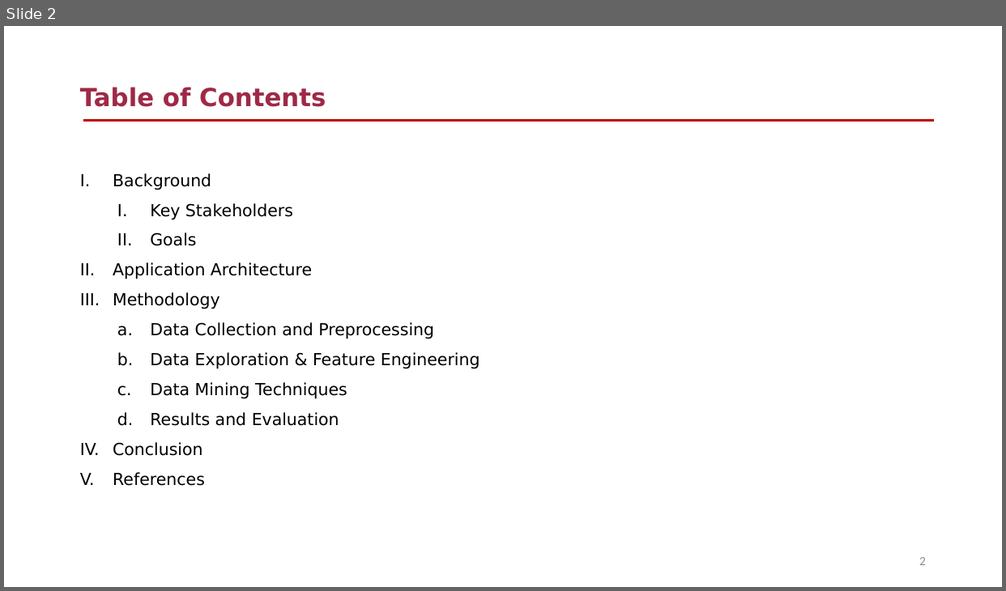
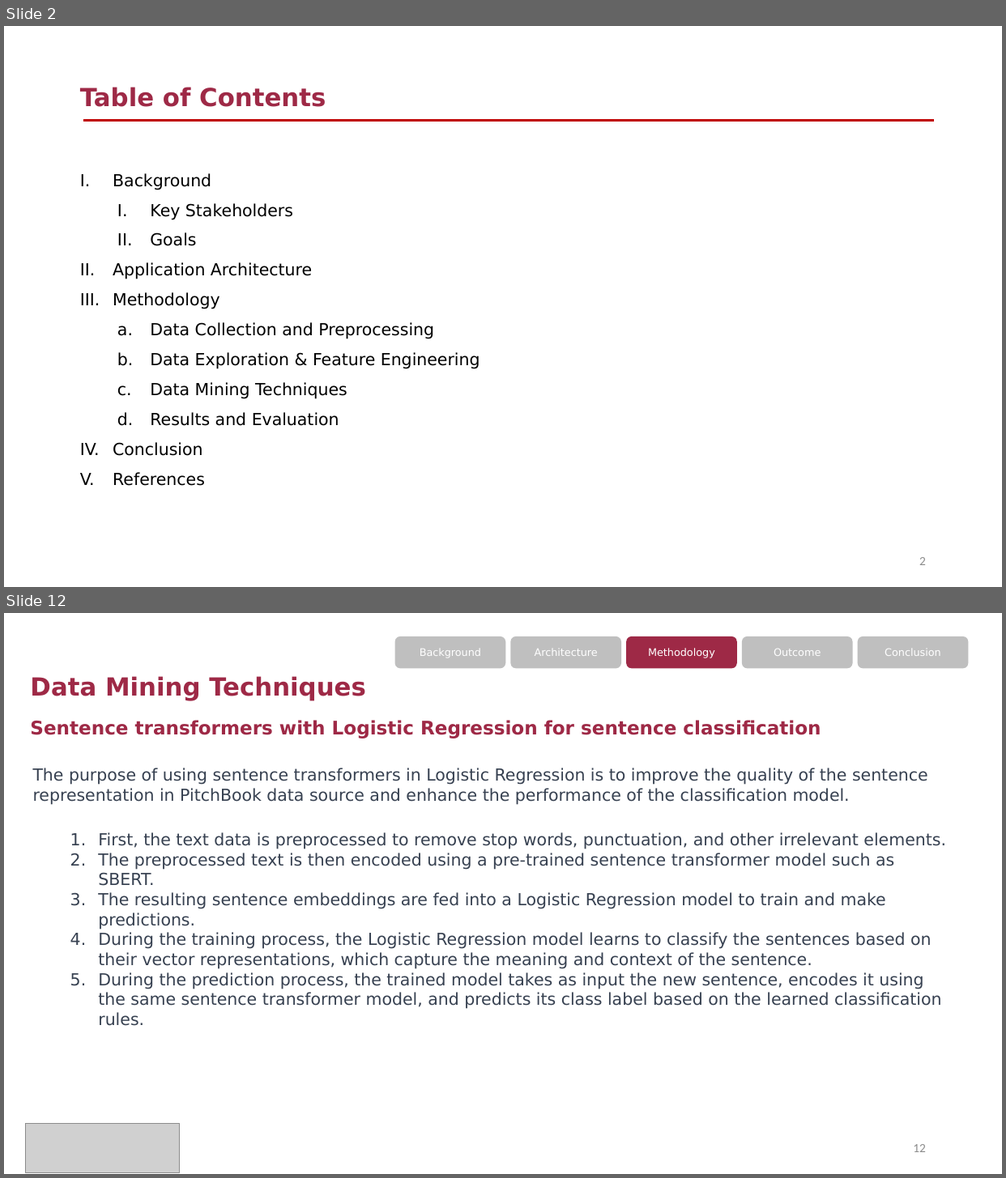
Before and after one commit to zqw86713/MSCA_31008_0N01_Winter_2023_Data_Mining_Principles, a slide deck: Final_project/MScA_31008_Final_Project_Presentation - Pitchbook Industry Classification.pptx. Shown one above the other, each under a label of ours: slide 2 before the commit, slides 2 and 12 after it; the slides between them are not shown. The pictures are 1006x591 and 1006x1178 pixels, drawn with LibreOffice and Linux fonts; fonts in the diff are those of the drawing; grey boxes stand for pictures. Boxes give left, top, right and bottom in pixels: in the first picture for what was removed or moved away, otherwise in the second. Text is boxed around its words. In the diff, an @@ line names an element or a change of style, - is before the commit and + after.

```diff
--- a/Final_project/MScA_31008_Final_Project_Presentation - Pitchbook Industry Classification.pptx
+++ b/Final_project/MScA_31008_Final_Project_Presentation - Pitchbook Industry Classification.pptx
@@ slide 12 added at bbox=[4, 613, 1002, 1174], background #FFFFFF @@
@@ rounded rectangle added at bbox=[394, 636, 505, 668], fill #BFBFBF, 10 pt, text #FFFFFF @@
+Background
@@ rounded rectangle added at bbox=[511, 636, 621, 668], fill #BFBFBF, 10 pt, text #FFFFFF @@
+Architecture
@@ rounded rectangle added at bbox=[626, 636, 737, 668], fill #9E2946, 10 pt, text #FFFFFF @@
+Methodology
@@ rounded rectangle added at bbox=[742, 636, 853, 668], fill #BFBFBF, 10 pt, text #FFFFFF @@
+Outcome
@@ rounded rectangle added at bbox=[858, 636, 968, 668], fill #BFBFBF, 10 pt, text #FFFFFF @@
+Conclusion
@@ title added at bbox=[30, 676, 366, 701], 24 pt, text #9E2946, bold @@
+  Data Mining Techniques
@@ text added at bbox=[30, 720, 820, 739], 18 pt, text #9E2946, bold @@
+  Sentence transformers with Logistic Regression for sentence classification
@@ text added at bbox=[33, 768, 946, 1026], 16 pt, text #374151 @@
+The purpose of using sentence transformers in Logistic Regression is to improve the quality of the sentence representation in PitchBook data source and enhance the performance of the classification model.
+  1. First, the text data is preprocessed to remove stop words, punctuation, and other irrelevant elements.
+  2. The preprocessed text is then encoded using a pre-trained sentence transformer model such as SBERT.
+  3. The resulting sentence embeddings are fed into a Logistic Regression model to train and make predictions.
+  4. During the training process, the Logistic Regression model learns to classify the sentences based on their vector representations, which capture the meaning and context of the sentence.
+  5. During the prediction process, the trained model takes as input the new sentence, encodes it using the same sentence transformer model, and predicts its class label based on the learned classification rules.
@@ picture added at bbox=[26, 1123, 180, 1173] @@
@@ page number added at bbox=[913, 1144, 926, 1152], 12 pt, text #8C8C8C @@
+12
```
Also in this commit, not shown: 7 slides changed, 4 other slides added.
